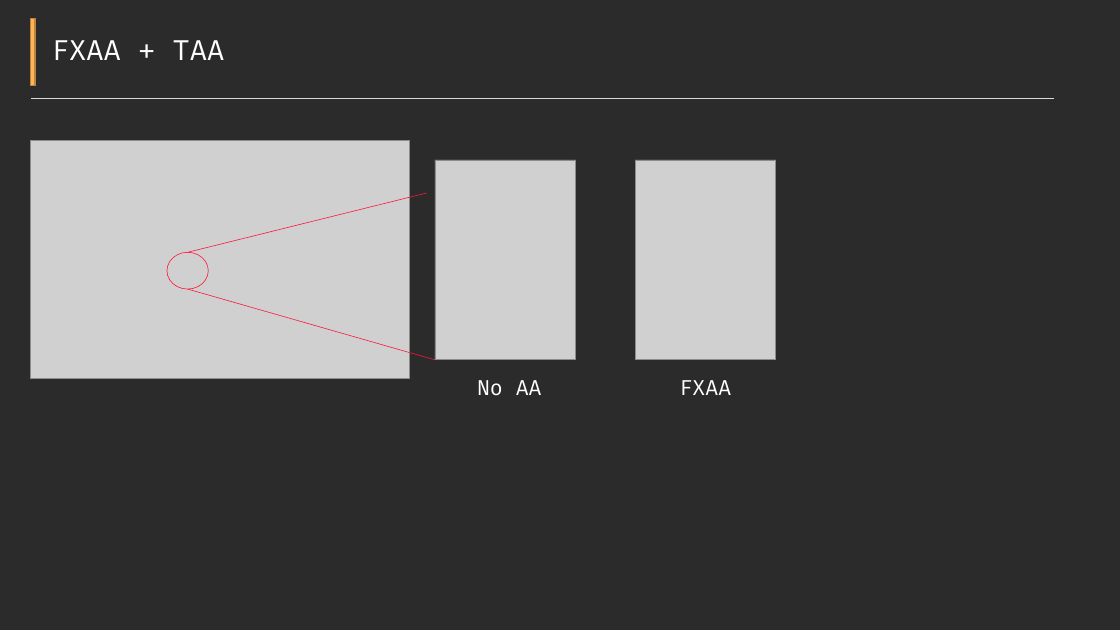
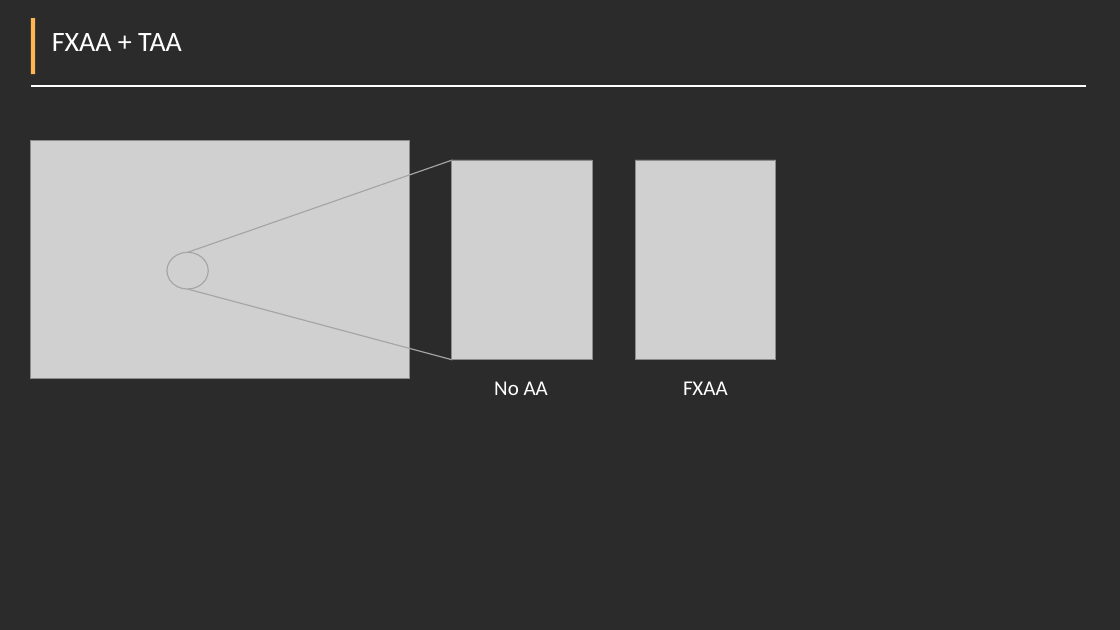
Before and after one commit to Pikachuxxxx/Razix, a slide deck: slide 8 of Docs/Features overview.pptx (slide 6 before the commit). Drawn at 1120x630 pixels with LibreOffice and Linux fonts; fonts in the diff are those of the drawing; grey boxes stand for pictures; background and template pictures are left out; a plain dark background stands for a picture behind light text. Boxes give left, top, right and bottom in pixels: in the first picture for what was removed or moved away, otherwise in the second. Text is boxed around its words. In the diff, an @@ line names an element or a change of style, - is before the commit and + after.

```diff
--- a/Docs/Features overview.pptx
+++ b/Docs/Features overview.pptx
@@ rectangle: place and size @@
-rectangle at (31,18,35,86)
+rectangle at (31,18,35,75)
@@ rectangle at (31,18,35,75): outline #BD8640 1 pt to none @@
@@ font Fira Code to Calibri in 3 elements at (683,381,728,395), (494,381,548,395), (52,33,182,51) @@
@@ line moved from (31, 98) - (1054, 98) to (31, 87) - (1086, 87) @@
@@ line (31, 87) - (1086, 87): stroke #D9D9D9 1.5 pt to #FFFFFF 1.5 pt @@
@@ line moved from (187, 252) - (427, 193) to (187, 252) - (453, 160) @@
@@ line (187, 252) - (453, 160): stroke #FF143B 0.5 pt to #A5A5A5 1 pt @@
@@ picture: place and size @@
-picture at (435,160,576,360)
+picture at (452,160,593,360)
@@ ellipse at (167,252,208,289): outline #FF143B 0.5 pt to #A5A5A5 1 pt @@
@@ line moved from (187, 289) - (435, 360) to (187, 289) - (453, 360) @@
@@ line (187, 289) - (453, 360): stroke #FF143B 0.5 pt to #A5A5A5 1 pt @@
@@ text "No AA": place and size @@
-text "No AA" at (477,380,542,396)
+text "No AA" at (494,381,548,395)
```
Also in this commit, not shown: 6 other slides changed, 2 slides added, 5 other files.
